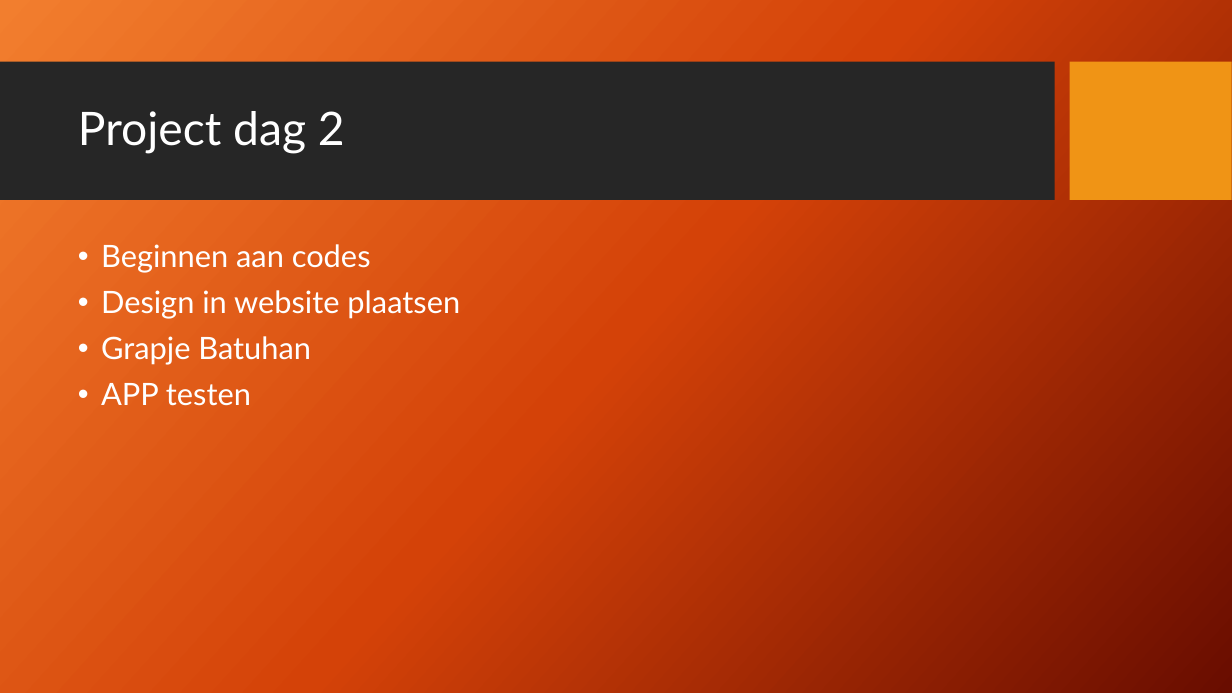
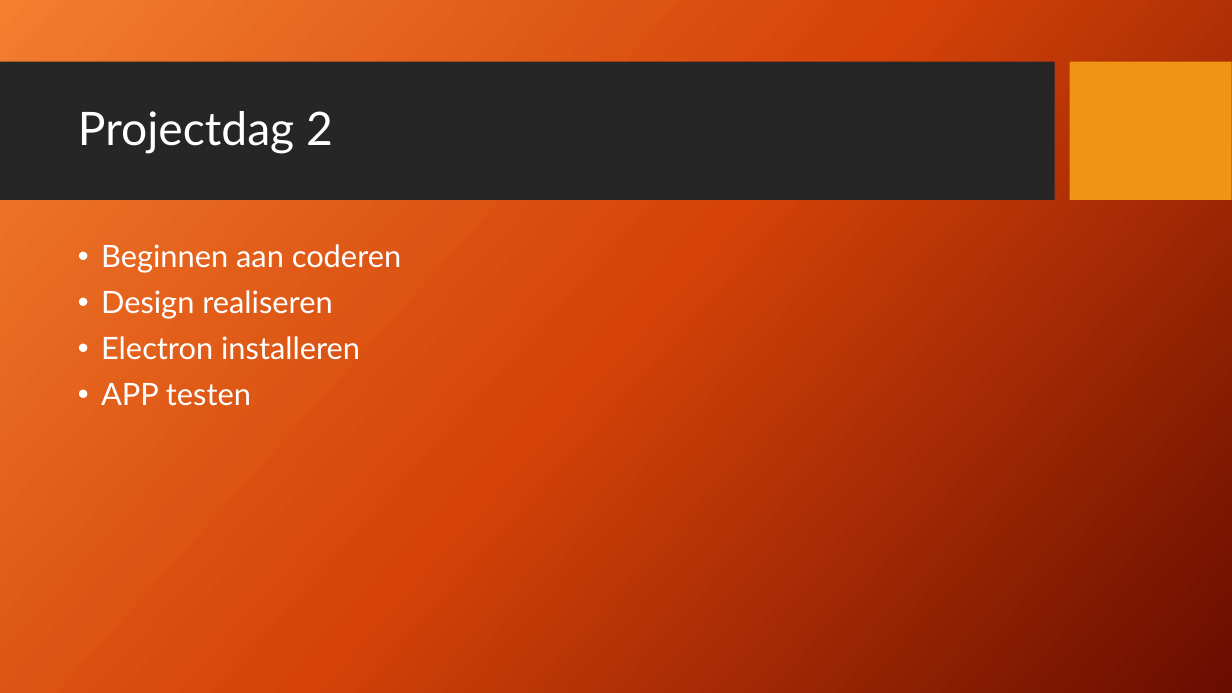
Before and after one commit to NebojsaRoc/ProjectweekRoc3, a slide deck: slide 4 of Presentatie aan klas.pptx (slide 5 before the commit). Drawn at 1232x693 pixels with LibreOffice and Linux fonts; fonts in the diff are those of the drawing; background and template pictures are left out. Boxes give left, top, right and bottom in pixels: in the first picture for what was removed or moved away, otherwise in the second. Text is boxed around its words. In the diff, an @@ line names an element or a change of style, - is before the commit and + after.

```diff
--- a/Presentatie aan klas.pptx
+++ b/Presentatie aan klas.pptx
@@ title at [78, 111, 333, 154]: spaces changed @@
-Project dag 2
+Projectdag 2
@@ text at [101, 244, 402, 360]: text changed @@
-• Beginnen aan codes
-• Design in website plaatsen
-• Grapje Batuhan
+• Beginnen aan coderen
+• Design realiseren
+• Electron installeren
```
Also in this commit, not shown: 4 other slides changed, 1 slide added, 1 slide removed.
